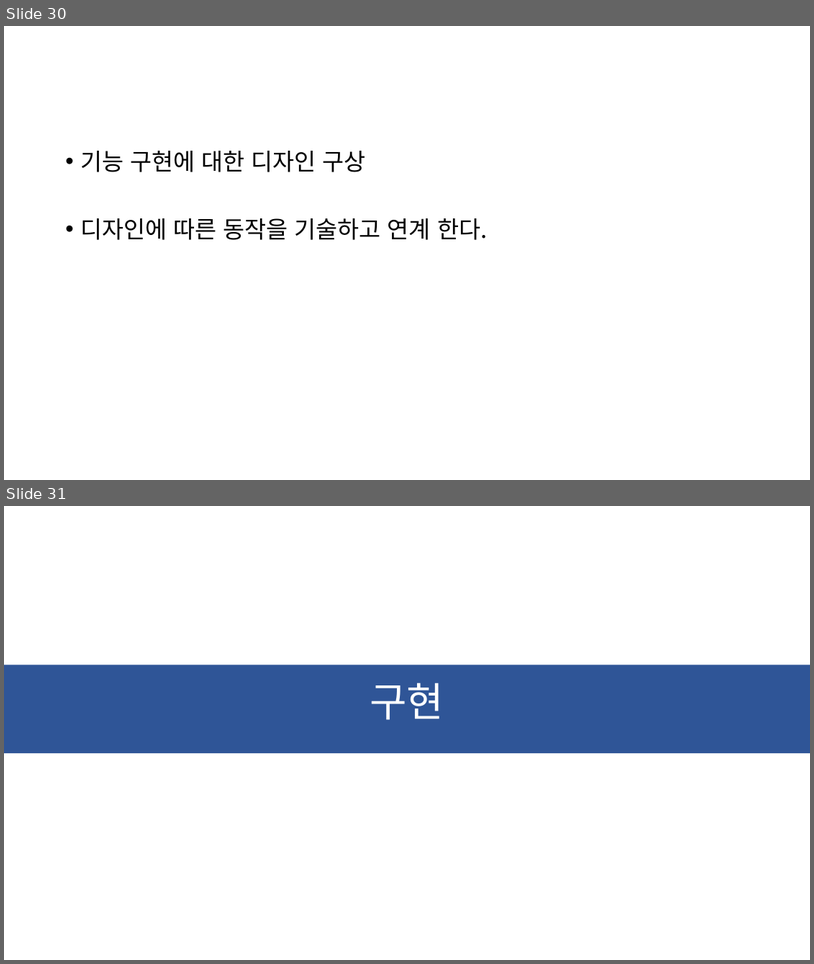
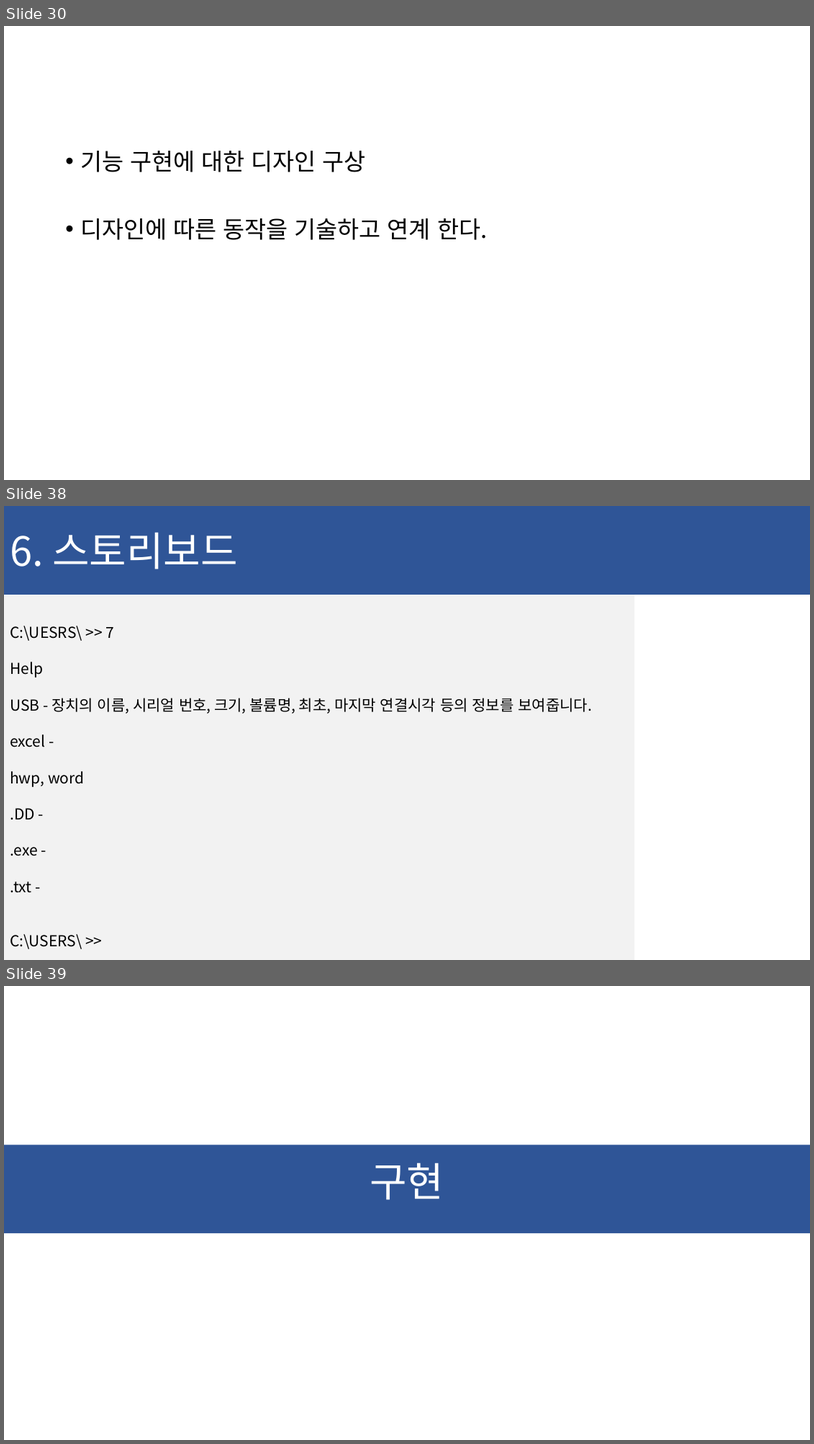
Before and after one commit to ChaeSung-Lee/DJ_InternShip, a slide deck: 2021_Summer/jp.hong/Project_BnD_jph.pptx. Shown one above the other, each under a label of ours: slides 30 and 31 before the commit, slides 30, 38 and 39 after it; the slides between them are not shown. The pictures are 814x964 and 814x1444 pixels, drawn with LibreOffice and Linux fonts; fonts in the diff are those of the drawing. Boxes give left, top, right and bottom in pixels: in the first picture for what was removed or moved away, otherwise in the second. Text is boxed around its words. In the diff, an @@ line names an element or a change of style, - is before the commit and + after.

```diff
--- a/2021_Summer/jp.hong/Project_BnD_jph.pptx
+++ b/2021_Summer/jp.hong/Project_BnD_jph.pptx
@@ slide 38 added at <box>4,506,810,960</box>, background #FFFFFF @@
@@ rectangle added at <box>4,506,810,595</box>, fill #2F5597, 48 pt, text #FFFFFF @@
+6. 스토리보드
@@ rectangle added at <box>4,595,635,960</box>, fill #F2F2F2, 18 pt, text #000000 @@
+C:\UESRS\ >> 7
+Help
+USB - 장치의 이름, 시리얼 번호, 크기, 볼륨명, 최초, 마지막 연결시각 등의 정보를 보여줍니다.
+excel -
+hwp, word
+.DD -
+.exe -
+.txt -
+C:\USERS\ >>
@@ what was slide 31 is now slide 39 @@
```
Also in this commit, not shown: 1 slide changed, 7 other slides added.
